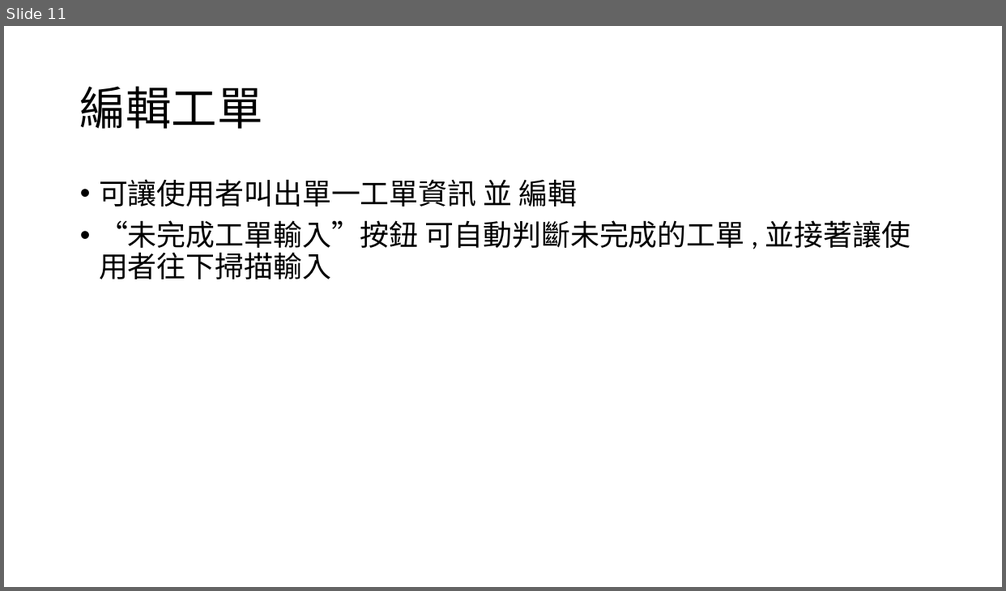
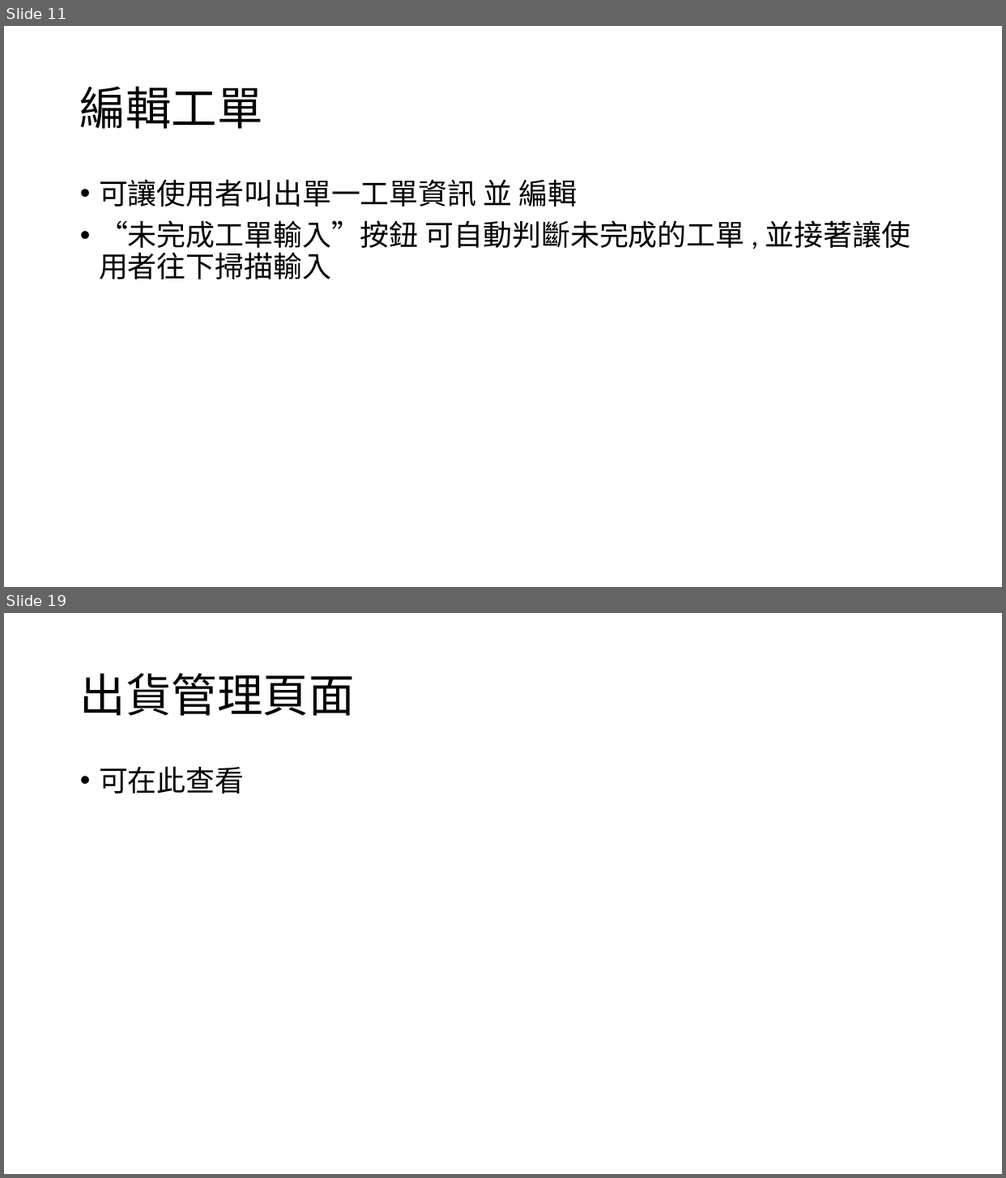
Before and after one commit to CrayHung/twoway-scanner, a slide deck: document/達運條碼機操作說明.pptx. Shown one above the other, each under a label of ours: slide 11 before the commit, slides 11 and 19 after it; the slides between them are not shown. The pictures are 1006x591 and 1006x1178 pixels, drawn with LibreOffice and Linux fonts; fonts in the diff are those of the drawing. Boxes give left, top, right and bottom in pixels: in the first picture for what was removed or moved away, otherwise in the second. Text is boxed around its words. In the diff, an @@ line names an element or a change of style, - is before the commit and + after.

Commit message:
修正shhip出貨

```diff
--- a/document/達運條碼機操作說明.pptx
+++ b/document/達運條碼機操作說明.pptx
@@ slide 19 added at <box>4,613,1002,1174</box>, background #FFFFFF @@
@@ title added at <box>80,673,355,716</box>, 44 pt, text #000000 @@
+出貨管理頁面
@@ text added at <box>99,766,244,794</box>, 28 pt, text #000000 @@
+• 可在此查看
```
Also in this commit, not shown: 11 slides changed, 2 other slides added, 12 other files.
